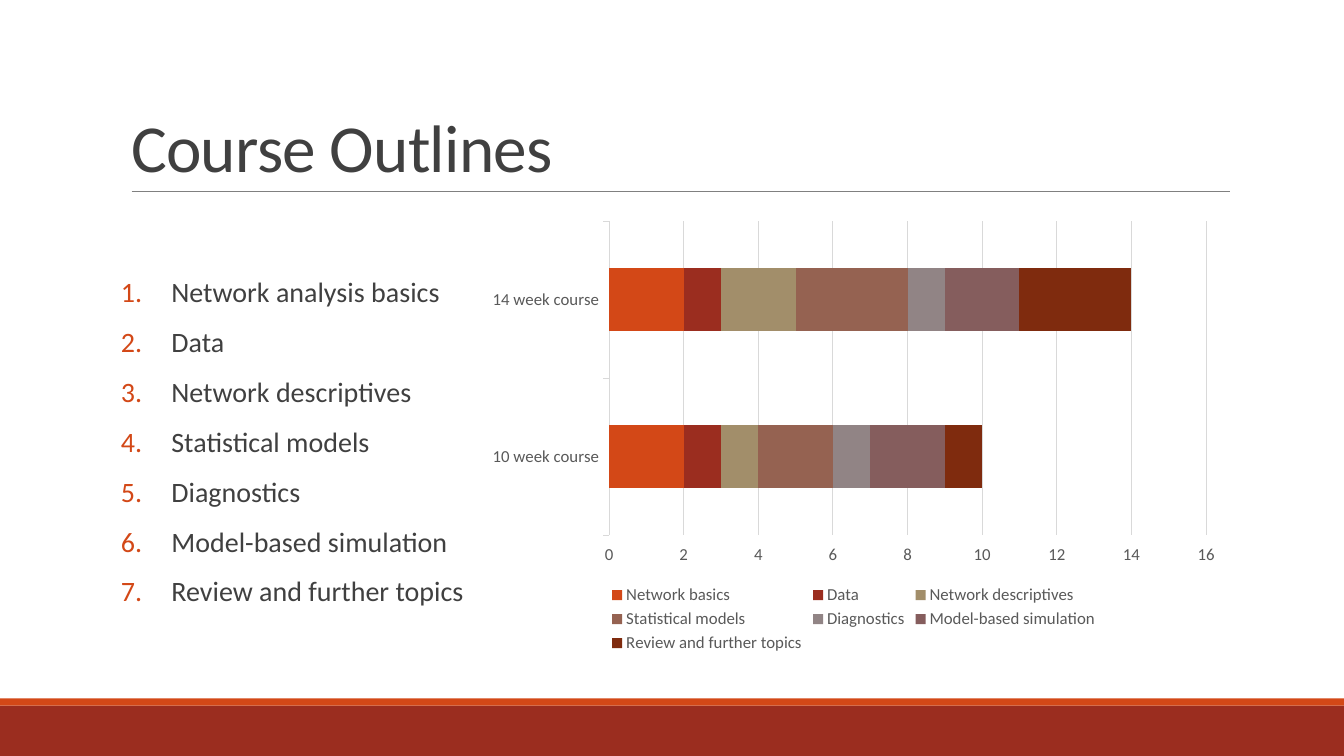
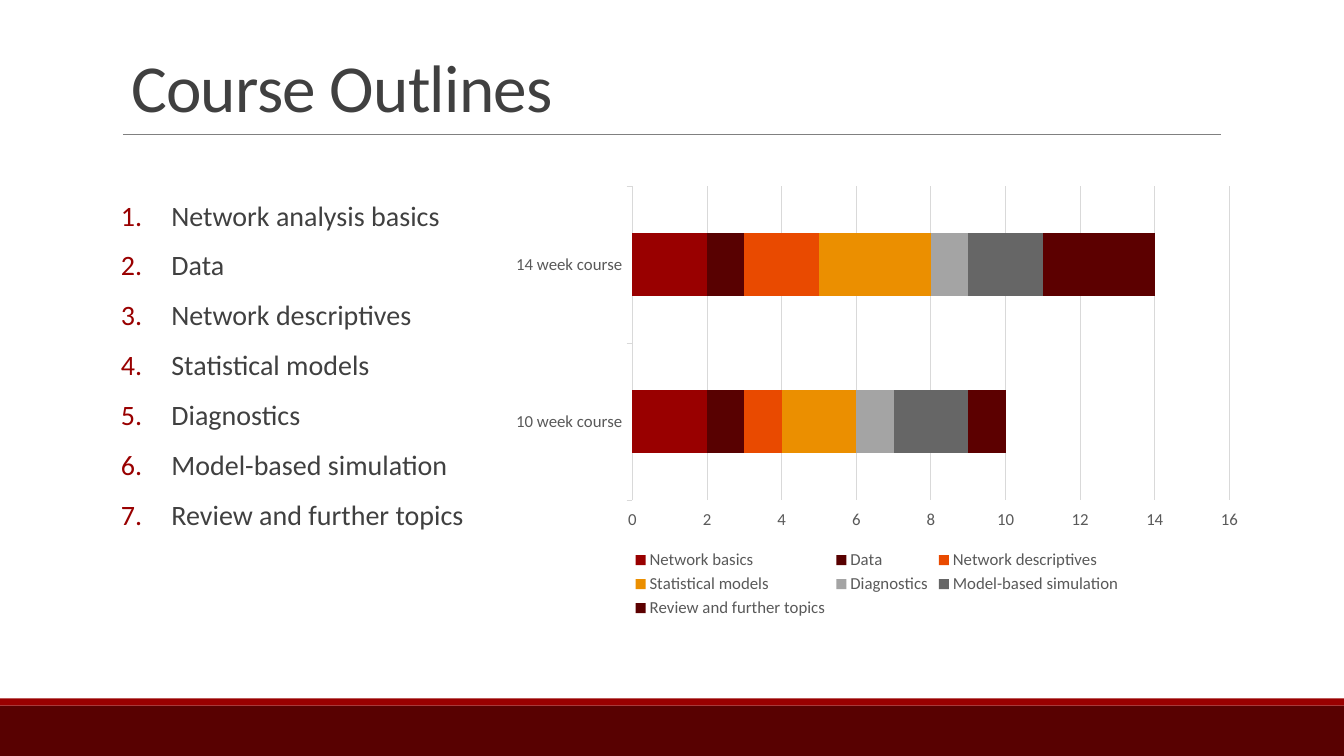
Before and after one commit to ebey/sunbelt2015, a slide deck: slide 4 of statnetWeb_slides.pptx. Drawn at 1344x756 pixels with LibreOffice and Linux fonts; fonts in the diff are those of the drawing. Boxes give left, top, right and bottom in pixels: in the first picture for what was removed or moved away, otherwise in the second. Text is boxed around its words. In the diff, an @@ line names an element or a change of style, - is before the commit and + after.

```diff
--- a/statnetWeb_slides.pptx
+++ b/statnetWeb_slides.pptx
@@ title "Course Outlines": place and size @@
-title "Course Outlines" at box(131, 125, 553, 173)
+title "Course Outlines" at box(131, 65, 553, 113)
@@ line moved from (132, 192) - (1231, 192) to (123, 135) - (1222, 135) @@
@@ bar stacked chart at box(501, 177, 1253, 622) @@
@@ colour of Network basics #D34817 to #990000 @@
@@ colour of Data #9B2D1F to #580101 @@
@@ colour of Network descriptives #A28E6A to #E94A00 @@
@@ colour of Statistical models #956251 to #EB8F00 @@
@@ colour of Diagnostics #918485 to #A4A4A4 @@
@@ colour of Model-based simulation #855D5D to #666666 @@
@@ colour of Review and further topics #7F2B0E to #5C0000 @@
@@ bar stacked chart: place and size @@
-bar stacked chart at box(478, 213, 1230, 657)
+bar stacked chart at box(501, 177, 1253, 622)
@@ text "Network analysis basics": place and size @@
-text "Network analysis basics" at box(171, 282, 464, 606)
+text "Network analysis basics" at box(171, 206, 464, 530)
@@ text "Network analysis basics" at box(171, 206, 464, 530): bullet colour #D34817 to #990000 @@
@@ rectangle at box(0, 706, 1344, 756): fill #9B2D1F to #580101 @@
@@ rectangle at box(0, 699, 1344, 706): fill #D34817 to #990000 @@
```
Also in this commit, not shown: 12 other slides changed, 3 other files.
